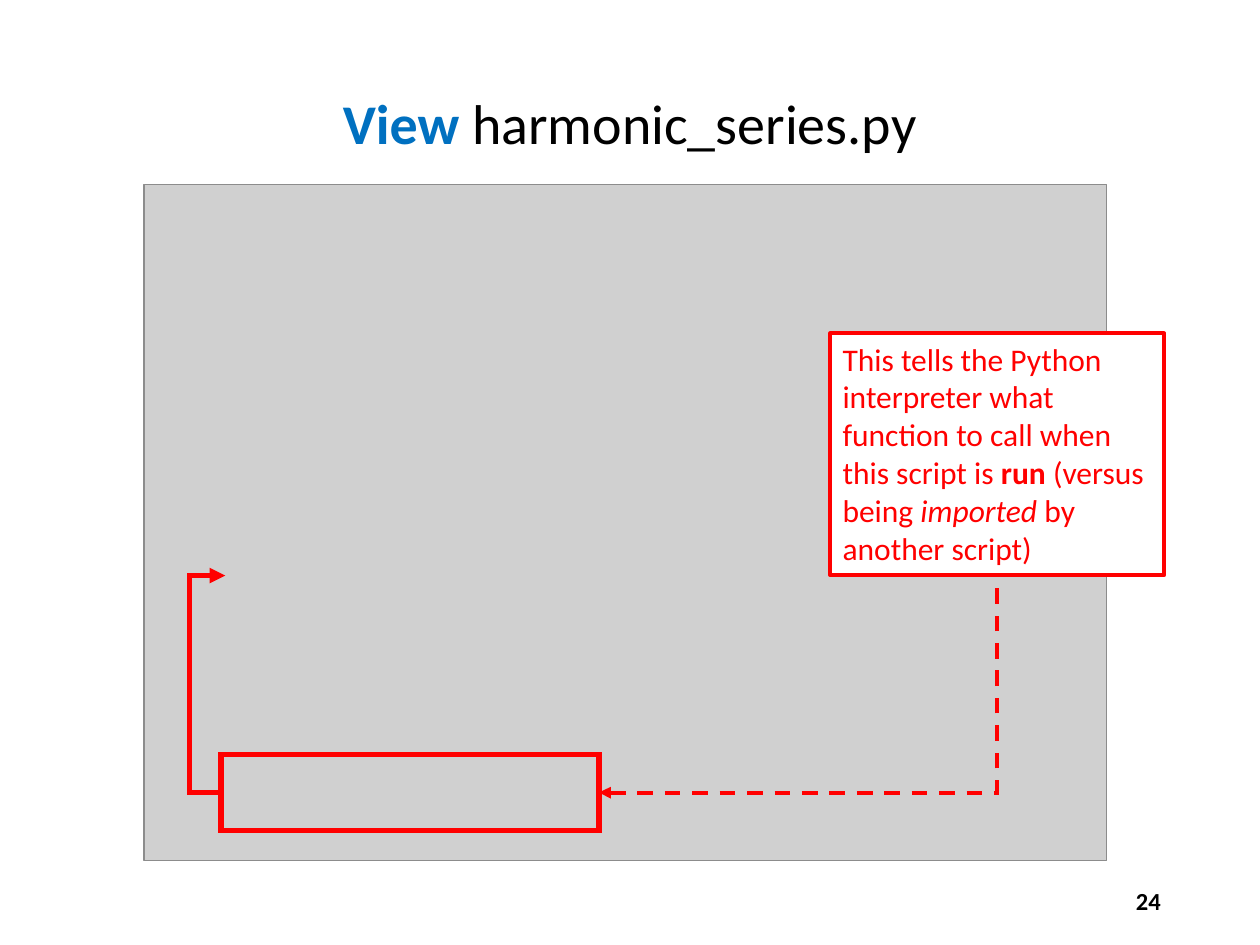
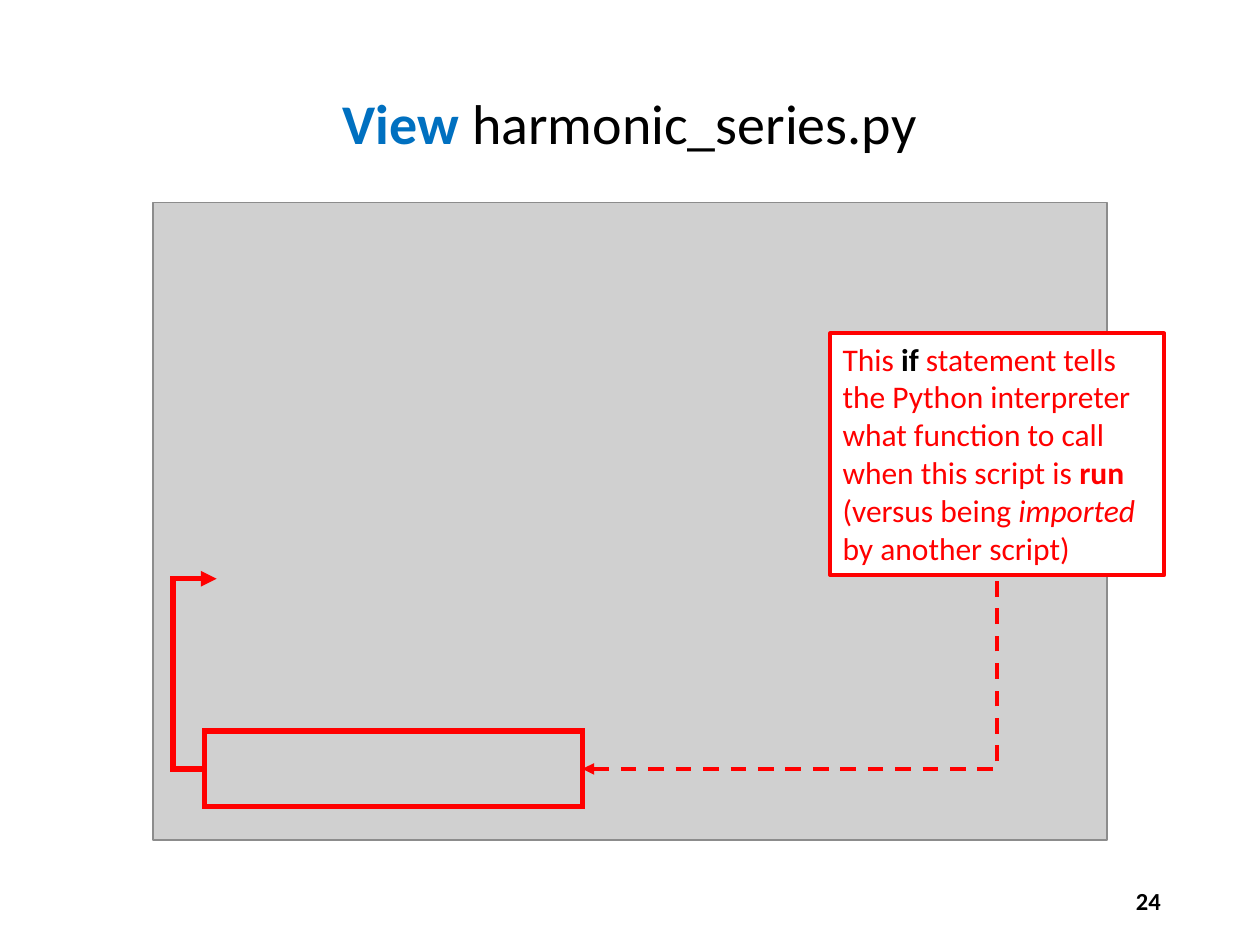
Before and after one commit to noahchampagne/QIS101, a slide deck: slide 24 of slides/Session 03 - Introducing Python/Session 03 - Introducing Python.pptx. Drawn at 1260x945 pixels with LibreOffice and Linux fonts; fonts in the diff are those of the drawing; grey boxes stand for pictures. Boxes give left, top, right and bottom in pixels: in the first picture for what was removed or moved away, otherwise in the second. Text is boxed around its words. In the diff, an @@ line names an element or a change of style, - is before the commit and + after.

Commit message:
Update screenshots

```diff
--- a/slides/Session 03 - Introducing Python/Session 03 - Introducing Python.pptx
+++ b/slides/Session 03 - Introducing Python/Session 03 - Introducing Python.pptx
@@ picture: place and size @@
-picture at box(144, 184, 1106, 861)
+picture at box(152, 203, 1106, 840)
@@ text in rectangle at box(843, 349, 1135, 565): text changed @@
-This tells the Python interpreter what function to call when this script is run (versus being imported by another script)
+This if statement tells the Python interpreter what function to call when this script is run (versus being imported by another script)
@@ elbow arrow moved from (220, 793) - (226, 576) to (204, 769) - (217, 578) @@
@@ elbow arrow moved from (598, 793) - (997, 575) to (582, 769) - (997, 575) @@
@@ rectangle: place and size @@
-rectangle at box(220, 755, 598, 830)
+rectangle at box(204, 731, 582, 806)
```
Also in this commit, not shown: 15 other slides changed, 6 slides added.
